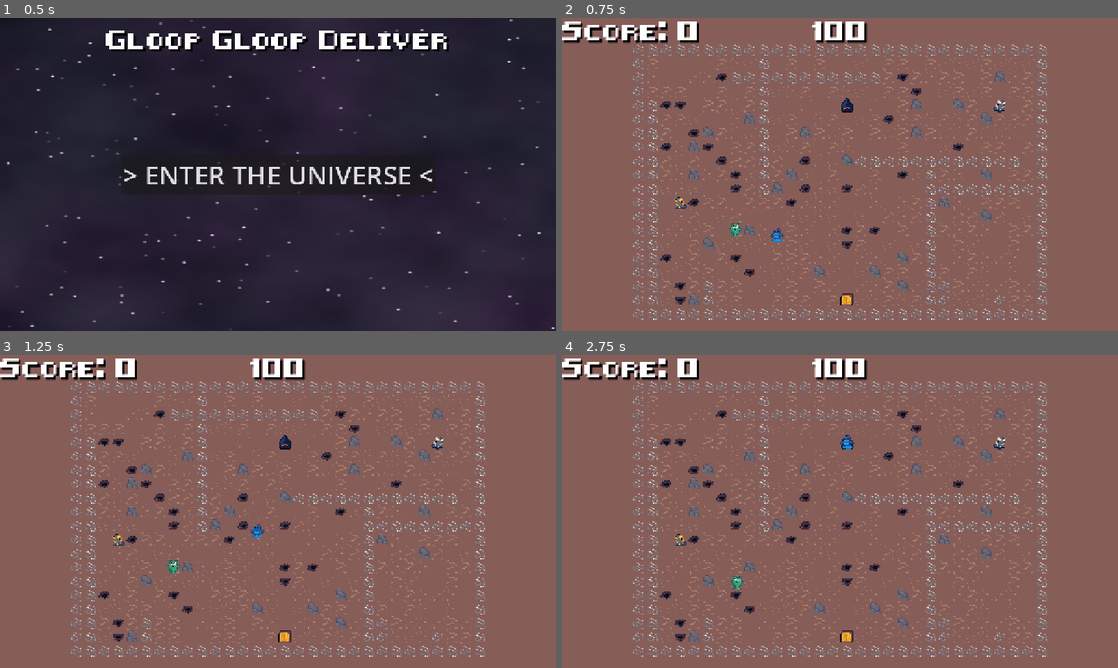
Above: before the commit, frames 1-4 (two rows, left to right).
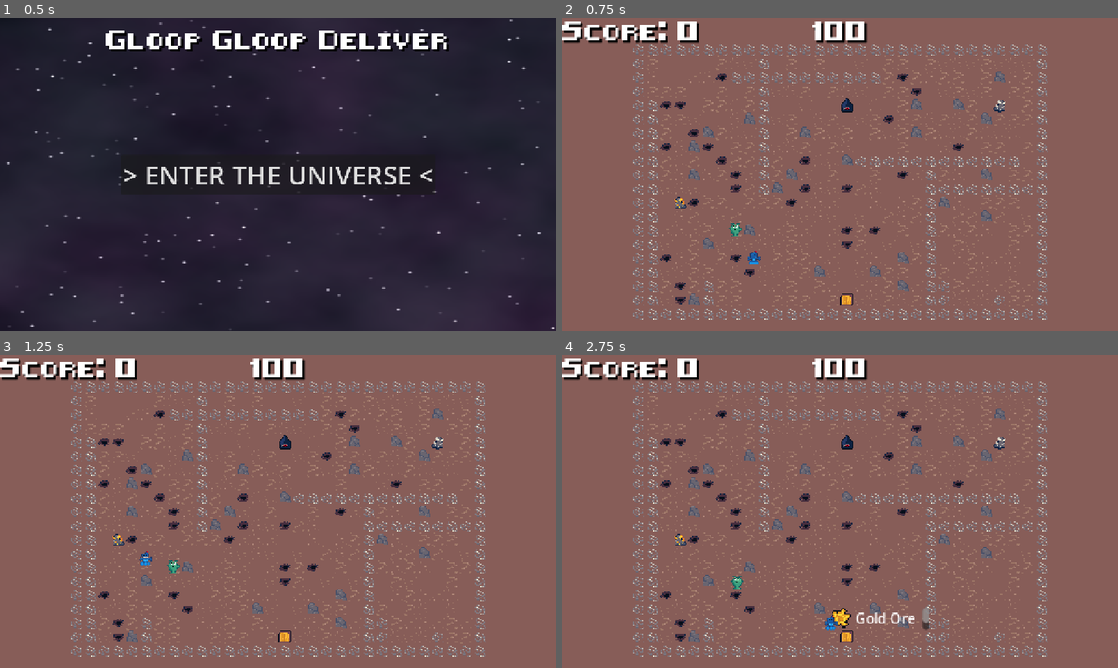
Above: after the commit, the same moments.

Repository: GameAISchool2026members/GloopGloopDelivery
Game: Godot game, scene res://menu/menu.tscn
Same seed, same stepped clock (60 frames per second), same inputs: the game is played once before the commit and once after it.
Inputs (mouse positions are in pixels of both pictures, inside the frame that each line leads up to):
- Up to frame 1 (0.5 s): no input
- Up to frame 2 (0.75 s): click "> ENTER THE UNIVERSE <" at 0.5 s
- Up to frame 3 (1.25 s): no input
- Up to frame 4 (2.75 s): move the mouse to (962, 495) at 1.27 s; hold D (right) 1.28-2.03 s; tap Space (interact) at 1.35, 2.1 s; click (962, 495) at 1.42 s; move the mouse to (728, 527) at 2.02 s; hold S (down) from 2.03 s (still down)

Frame 1 is identical in both runs. In frame 2, 0.1% of the frame differs, in the area x 33-40%, y 67-79%; in frame 3, 0.1%; in frame 4, 0.5%, in the area x 47-66%, y 25-88%.

Commit message:
mvp done?

Diff:
--- a/game/objectives_manager.gd
+++ b/game/objectives_manager.gd
@@ -27,18 +27,17 @@
 
 func get_target_objective_given_item(item: Item) -> Node2D:
 	print("TODO: fix inventory objecive")
+	var collector : Node2D
 	for o in objectives:
 		if ECS.has_component(o, ProducerComponent):
 			var pc = ECS.get_component(o, ProducerComponent) as ProducerComponent
 			for r : Recipe in pc.recipes:
 				if r.input == item:
 					return o
-		#if ECS.has_component(o, InventoryComponent):
-			#var pc = ECS.get_component(o, InventoryComponent) as InventoryComponent
-			#for r : Recipe in pc.recipes:
-				#if r.input == item:
-					#return o
-	return null
+		if ECS.has_component(o, InventoryComponent):
+			collector = o
+
+	return collector
 
 func get_id_given_objective(objective : Node2D) -> int:
 	var i : int = 0
--- a/objects/furnace/furnace.tscn
+++ b/objects/furnace/furnace.tscn
@@ -14,7 +14,7 @@
 [node name="Sprite2D" type="Sprite2D" parent="." unique_id=1527274717]
 texture = ExtResource("1_xhc34")
 
-[node name="Interactable" parent="." unique_id=1305297039 groups=["interactable"] instance=ExtResource("2_bddj4")]
+[node name="Interactable" parent="." unique_id=1305297039 instance=ExtResource("2_bddj4")]
 
 [node name="ProducerComponent" parent="." unique_id=2097329424 instance=ExtResource("4_jugis")]
 recipes = Array[ExtResource("5_5ja5n")]([ExtResource("6_pyh5g"), ExtResource("7_hvdpc")])
--- a/players/human/human_player.gd
+++ b/players/human/human_player.gd
@@ -4,7 +4,6 @@
 	interaction_area.area_entered.connect(_on_interaction_area_entered)
 	interaction_area.area_exited.connect(_on_interaction_area_exited)
 	objectives_manager = game_manager.objectives_manager
-	speed = 200
 
 func _process(delta):
 	# interactions
--- a/players/human/human_player.tscn
+++ b/players/human/human_player.tscn
@@ -10,6 +10,7 @@
 radius = 15.0
 
 [node name="HumanPlayer" type="CharacterBody2D" unique_id=9644110 groups=["player"]]
+collision_layer = 2
 script = ExtResource("1_onrkg")
 
 [node name="Sprite2D" type="Sprite2D" parent="." unique_id=570997104]
--- a/players/robot/robot_player.gd
+++ b/players/robot/robot_player.gd
@@ -19,15 +19,36 @@
 		return
 	human_player = game_manager.human_player
 	terrain = game_manager.terrain
+	interaction_area.area_entered.connect(_on_interaction_area_entered)
+	interaction_area.area_exited.connect(_on_interaction_area_exited)
 	objectives_manager = game_manager.objectives_manager
+
 	policy_predictor.init(objectives_manager.get_number_of_objectives(), human_player)
 
 	human_player.pickup_objective.connect(_on_player_interacted)
 
 
-	await get_tree().process_frame
+func _process(delta):
+	super(delta)
 
-	find_target()
+	if item != null and state == State.WALKING_TO_ITEM:
+		var target = objectives_manager.get_target_objective_given_item(item)
+		if target == null:
+			return
+		state = State.WALKING_WITH_ITEM
+		_move_to_global_pos(target.global_position)
+
+	if item == null and state == State.WALKING_WITH_ITEM:
+		state = State.IDLE
+
+	match state:
+		State.IDLE:
+			find_target()
+		State.WALKING_TO_ITEM:
+			pass
+		State.WALKING_WITH_ITEM:
+			pass
+
 
 func _physics_process(delta):
 	if path_index >= path.size():
@@ -49,7 +70,6 @@
 	var target_local = terrain.local_to_map(terrain.to_local(global_target_pos))
 	path = terrain.astar.get_point_path(this_local, target_local)
 	path_index = 0
-
 
 func find_target() -> void:
 	print("finding target")
@@ -74,6 +94,8 @@
 
 		if ECS.has_component(potential_objective, InventoryComponent):
 			continue
+		if ECS.has_component(potential_objective, ProducerComponent):
+			continue
 
 		target_position = potential_objective.global_position
 		target_found = true
@@ -83,14 +105,12 @@
 			prediction_probs[idx] * 100.0
 		])
 		_move_to_global_pos(target_position)
+		state = State.WALKING_TO_ITEM
 		break
 
 	if not target_found:
 		print("All neglected objectives are currently invalid or unreachable.")
 
-	await get_tree().create_timer(4.0).timeout
-
-	find_target()
 
 func _is_objective_valid_target(objective: Node2D) -> bool:
 	return true
@@ -107,6 +127,7 @@
 func _on_interaction_area_entered(area: Area2D) -> void:
 	print(area.get_groups())
 	touching = area.get_parent()
+	_interact()
 
 func _on_interaction_area_exited(body: Area2D) -> void:
 	touching = null
--- a/players/robot/robot_player.tscn
+++ b/players/robot/robot_player.tscn
@@ -11,6 +11,7 @@
 radius = 15.0
 
 [node name="RobotPlayer" type="CharacterBody2D" unique_id=274457977]
+collision_layer = 2
 script = ExtResource("1_pfglk")
 
 [node name="PolicyPredictor" parent="." unique_id=1970150874 instance=ExtResource("2_53jri")]
